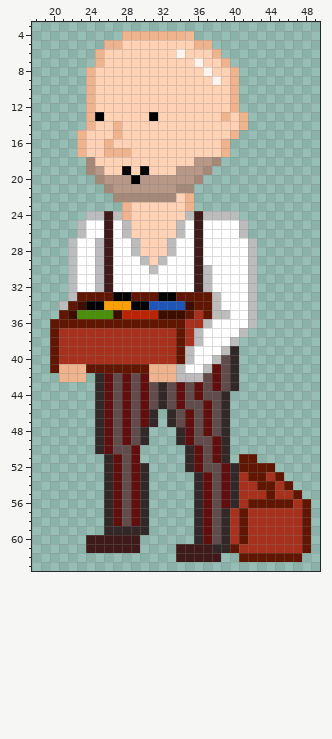
One commit to this pixel-art sprite: images/medic.png. Above: the version before the commit.
The file is 64x64 pixels. Shown: x 18..49, y 3..63.
After:
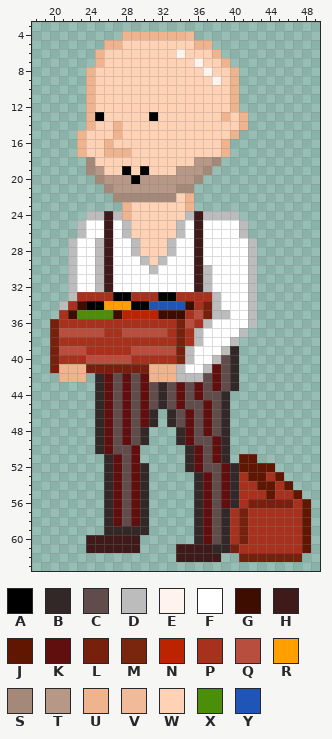
Palette (. is transparent): A #000000  B #332828  C #614c4c  D #bcbcbc  E #fff3ed  F #ffffff  G #3f0d00  H #3f1a1a  J #601600  K #600e0e  L #77200d  M #7a260e  N #bc2300  P #a7311c  Q #b74e3e  R #ff9f00  S #a58978  T #b79886  U #efb38d  V #f1ba98  W #ffd1b5  X #4a8e09  Y #1f55b7
The edit:
@@ x 18..39 @@
 32 ....DFFDHFFFFFFFFFHDFF
-33 ....DJJJJAAJJJAAJJJJDF
-34 ...DJGAARRRAAYYYYGJJDF
-35 ...JGXXXXGNNNNGGGJPJDD
-36 ..JJJJJJJJJJJJJJJPPDFF
-37 ..JPPPPPPPPPPPPPJPDFFF
-38 ..JPPPPPPPPPPPPPJPDFFF
-39 ..JPPPPPPPPPPPPPJDFFFD
-40 ..JPPPPPPPPPPPPPJDFFDC
-41 ..JUUUJJJJJJJUUUDFFDKC
+33 ....DPPPPAAPPPAAPPPPDF
+34 ...DPGAARRRAAYYYYGPLDF
+35 ...PGXXXXGNNNNGGGPQLDD
+36 ..LPPPPPPPPPPPPPLQPDFF
+37 ..LQQQQQPPQQQQQPLPDFFF
+38 ..LPPPPPPPPPPPPPLPDFFF
+39 ..LQQQPPPPPQQQQQLDFFFD
+40 ..LPPPQQQQQPPPPPMDFFDC
+41 ..LUUULLLLLLLUUUDFFDKC
 42 ...UUU.BKCKCKUUUDDDCKC
@@ x 38..49 @@
 55 CKBPPPJPPJ..
-56 CKBPJJJJJPJ.
-57 CBPJPPPPPPJ.
-58 CBPJPPPPPPJ.
-59 CBPJPPPPPPJ.
-60 CBPJPPPPPPJ.
-61 BBJPPPPPPPJ.
-62 H..JJJJJJJ..
+56 CKBPLLLLLPJ.
+57 CBPLPPPPPPJ.
+58 CBPLPPPPPPJ.
+59 CBPLPPPPPPJ.
+60 CBPLPPPPPPJ.
+61 BBLPPPPPPPJ.
+62 H..LLLLLLL..
 63 ............
Boxes around the changes in both pictures, in picture pixels (x1, y1, x2, y2):
changed: (50, 292, 212, 373)
changed: (230, 499, 302, 562)
